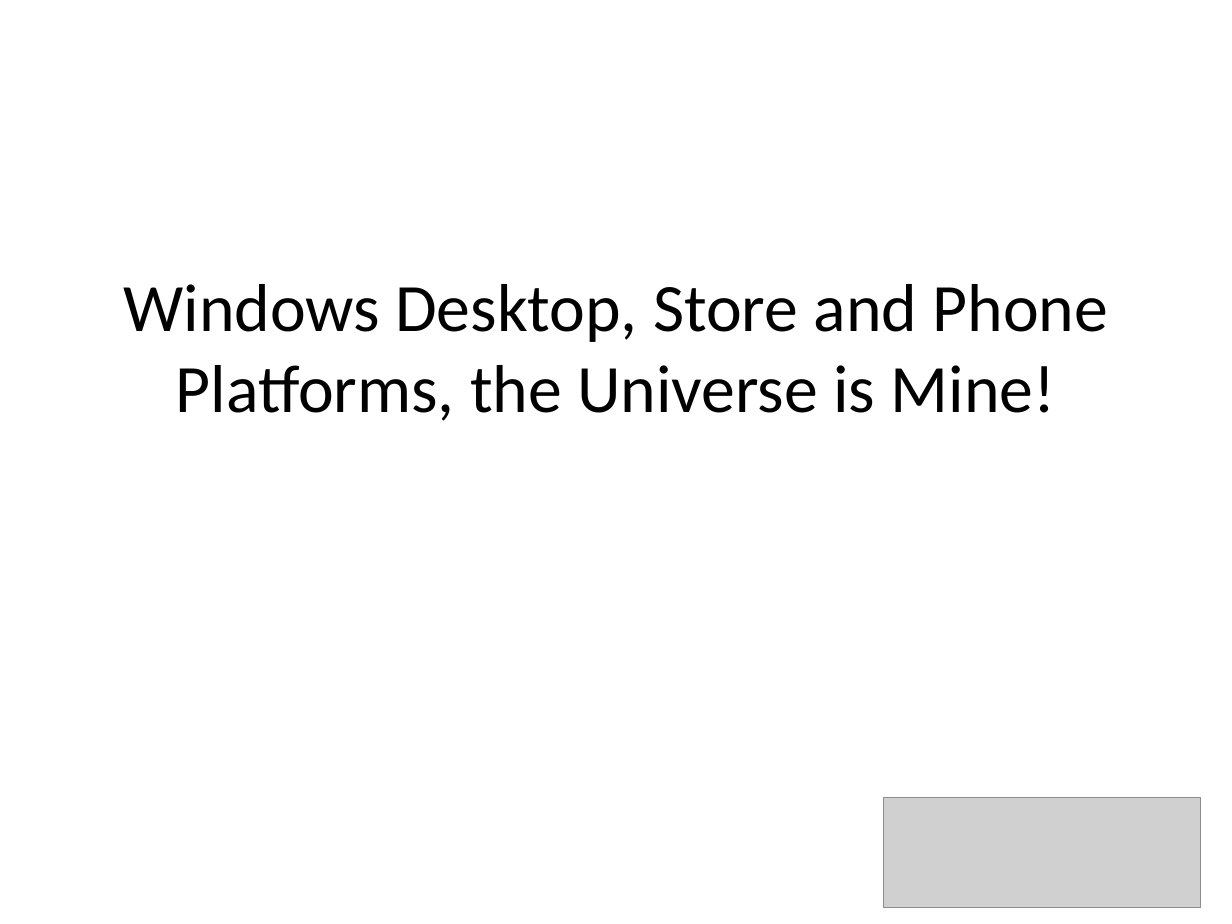
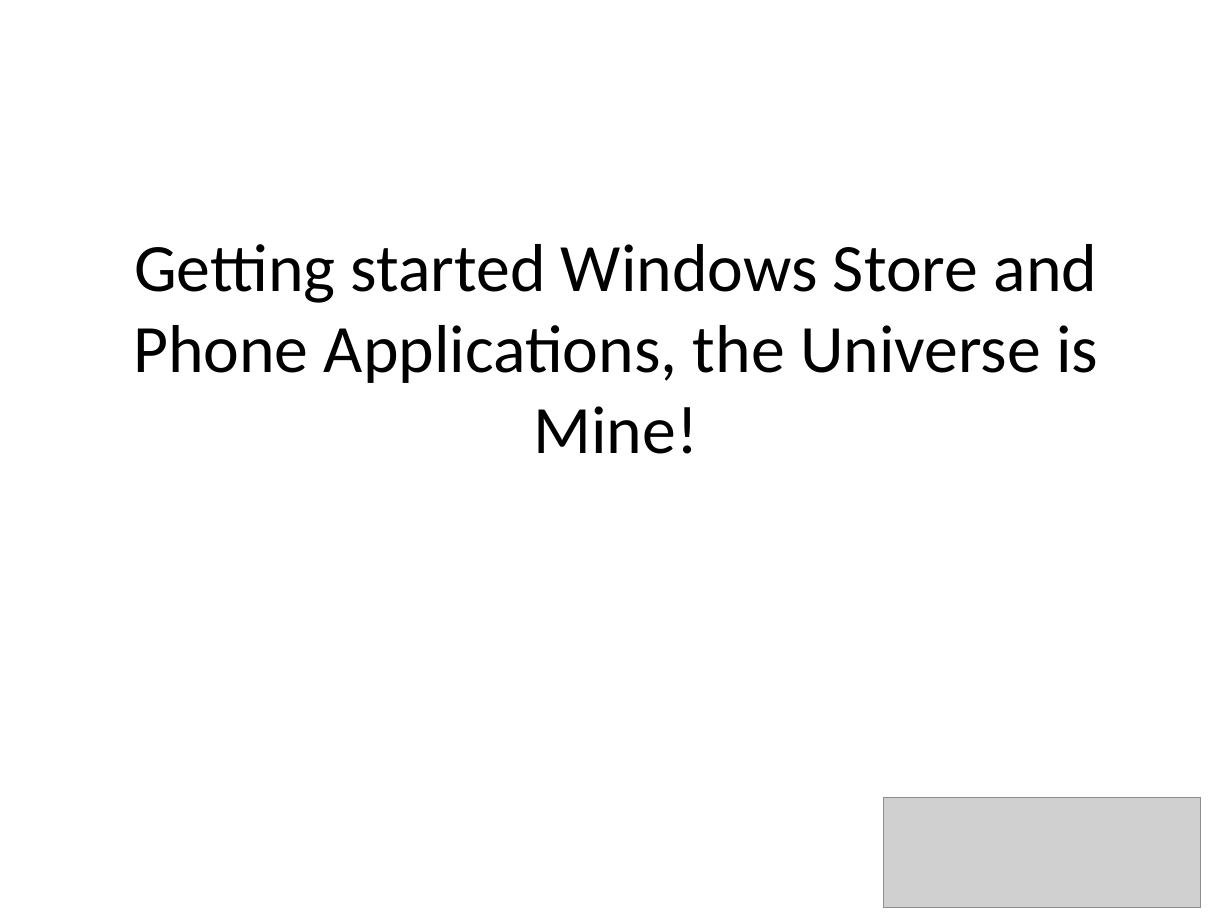
Before and after one commit to underhilld2/UniversalAppPortalClassLibraries, a slide deck: slide 1 of ReCon2014_UniversalAppPortalClassLibraries_Light.pptx. Drawn at 1232x924 pixels with LibreOffice and Linux fonts; fonts in the diff are those of the drawing; grey boxes stand for pictures. Boxes give left, top, right and bottom in pixels: in the first picture for what was removed or moved away, otherwise in the second. Text is boxed around its words. In the diff, an @@ line names an element or a change of style, - is before the commit and + after.

```diff
--- a/ReCon2014_UniversalAppPortalClassLibraries_Light.pptx
+++ b/ReCon2014_UniversalAppPortalClassLibraries_Light.pptx
@@ title at box(133, 244, 1098, 454): text changed @@
-Windows Desktop, Store and Phone Platforms, the Universe is Mine!
+Getting started Windows Store and Phone Applications, the Universe is Mine!
```
Also in this commit, not shown: 1 other slide changed, 1 slide added, 1 slide removed, 1 other file.
